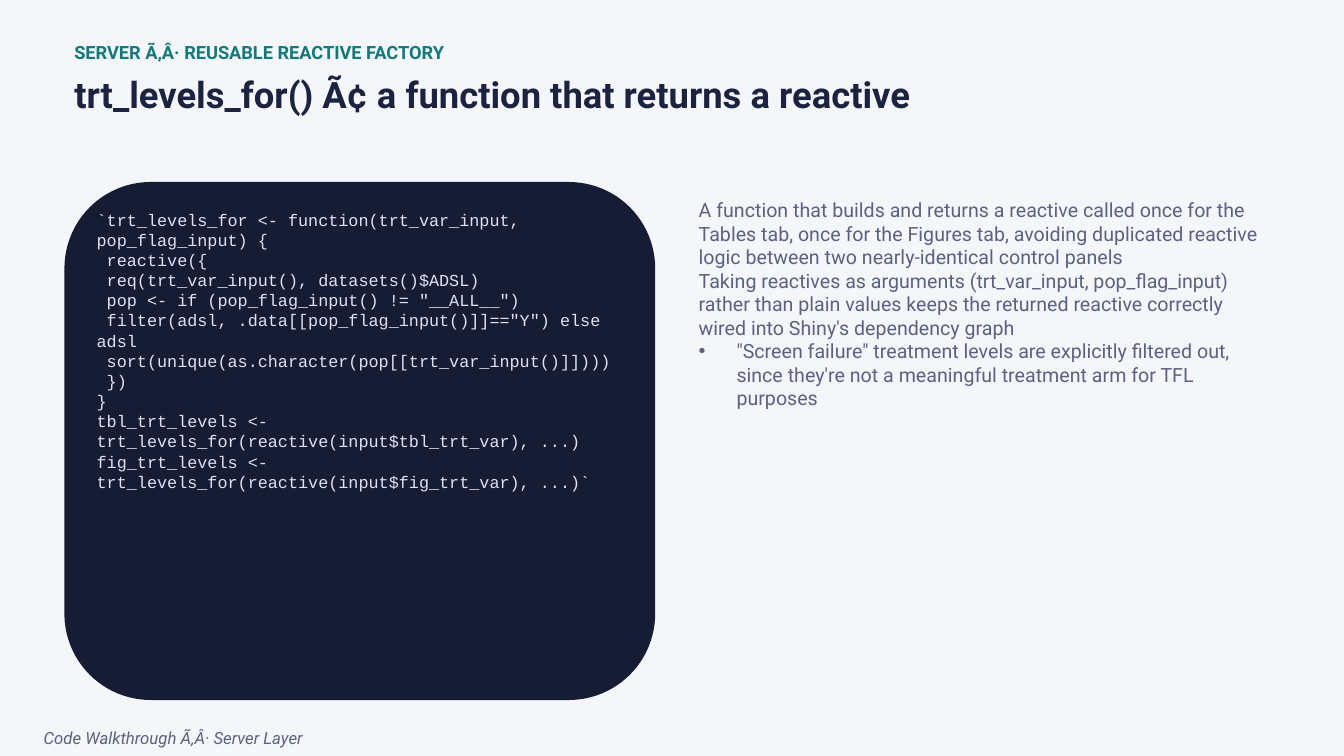
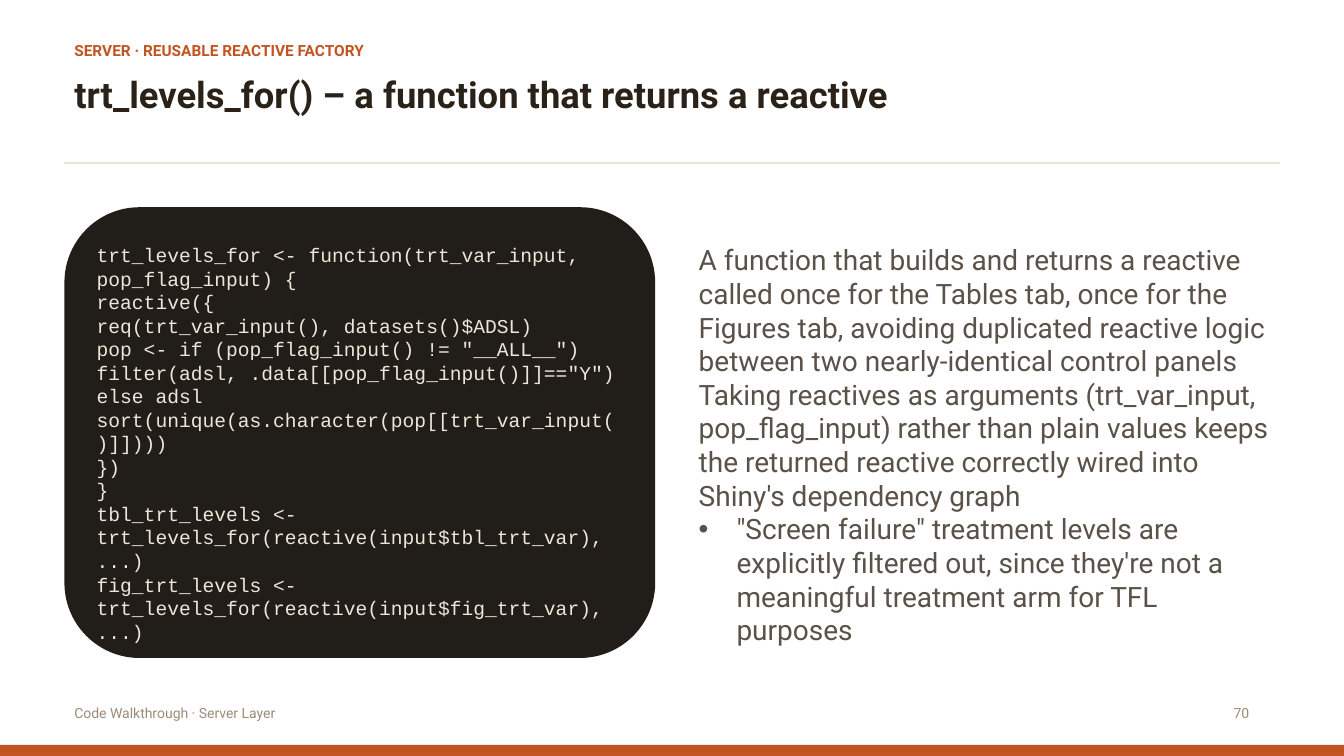
Before and after one commit to itsmdivakaran/IASCT-RShiny-Workshop, a slide deck: slide 87 of IASCT_Shiny_Workshop.pptx (slide 70 before the commit). Drawn at 1344x756 pixels with LibreOffice and Linux fonts; fonts in the diff are those of the drawing. Boxes give left, top, right and bottom in pixels: in the first picture for what was removed or moved away, otherwise in the second. Text is boxed around its words. In the diff, an @@ line names an element or a change of style, - is before the commit and + after.

```diff
--- a/IASCT_Shiny_Workshop.pptx
+++ b/IASCT_Shiny_Workshop.pptx
@@ background #F5F6FA to #FFFFFF @@
@@ text at [74, 45, 364, 56]: text changed; size 13 to 11 pt; text colour #0F7A7A to #C25422 @@
-SERVER Ã‚Â· REUSABLE REACTIVE FACTORY
+SERVER · REUSABLE REACTIVE FACTORY
@@ text at [74, 79, 888, 116]: text changed; text colour #1B2340 to #2A2118 @@
-trt_levels_for() Ã¢ a function that returns a reactive
+trt_levels_for() – a function that returns a reactive
@@ rectangle added at [65, 162, 1280, 163], fill #E0D5C3 @@
@@ rounded rectangle: place and size @@
-rounded rectangle at [65, 182, 655, 701]
+rounded rectangle at [65, 208, 655, 658]
@@ rounded rectangle at [65, 208, 655, 658]: fill #161C33 to #211D18 @@
@@ text "A function that builds and ...": place and size @@
-text "A function that builds and ..." at [699, 202, 1257, 409]
+text "A function that builds and ..." at [699, 248, 1268, 646]
@@ text "A function that builds and ..." at [699, 248, 1268, 646]: size 14 to 20 pt, text colour #5B6182 to #5A5248 @@
@@ text at [97, 248, 615, 619]: text changed; size 12 to 14 pt; text colour #DCE1F5 to #EFE6D9 @@
-`trt_levels_for <- function(trt_var_input, pop_flag_input) {
-reactive({
-req(trt_var_input(), datasets()$ADSL)
-pop <- if (pop_flag_input() != "__ALL__")
-filter(adsl, .data[[pop_flag_input()]]=="Y") else adsl
-sort(unique(as.character(pop[[trt_var_input()]])))
-})
-}
-tbl_trt_levels <- trt_levels_for(reactive(input$tbl_trt_var), ...)
-fig_trt_levels <- trt_levels_for(reactive(input$fig_trt_var), ...)`
+trt_levels_for <- function(trt_var_input, pop_flag_input) {
+reactive({
+req(trt_var_input(), datasets()$ADSL)
+pop <- if (pop_flag_input() != "__ALL__")
+filter(adsl, .data[[pop_flag_input()]]=="Y") else adsl
+sort(unique(as.character(pop[[trt_var_input()]])))
+})
+}
+tbl_trt_levels <- trt_levels_for(reactive(input$tbl_trt_var), ...)
+fig_trt_levels <- trt_levels_for(reactive(input$fig_trt_var), ...)
@@ text at [74, 707, 276, 721]: text changed; size 12 to 10 pt; text colour #5B6182 to #9B8C79; italic off @@
-Code Walkthrough Ã‚Â· Server Layer
+Code Walkthrough · Server Layer
@@ text added at [1234, 708, 1250, 718], 10 pt, text #9B8C79 @@
+70
@@ rectangle added at [0, 745, 1344, 756], fill #C25422 @@
```
Also in this commit, not shown: 105 other slides changed, 21 slides added, 2 slides removed, 4 other files.
